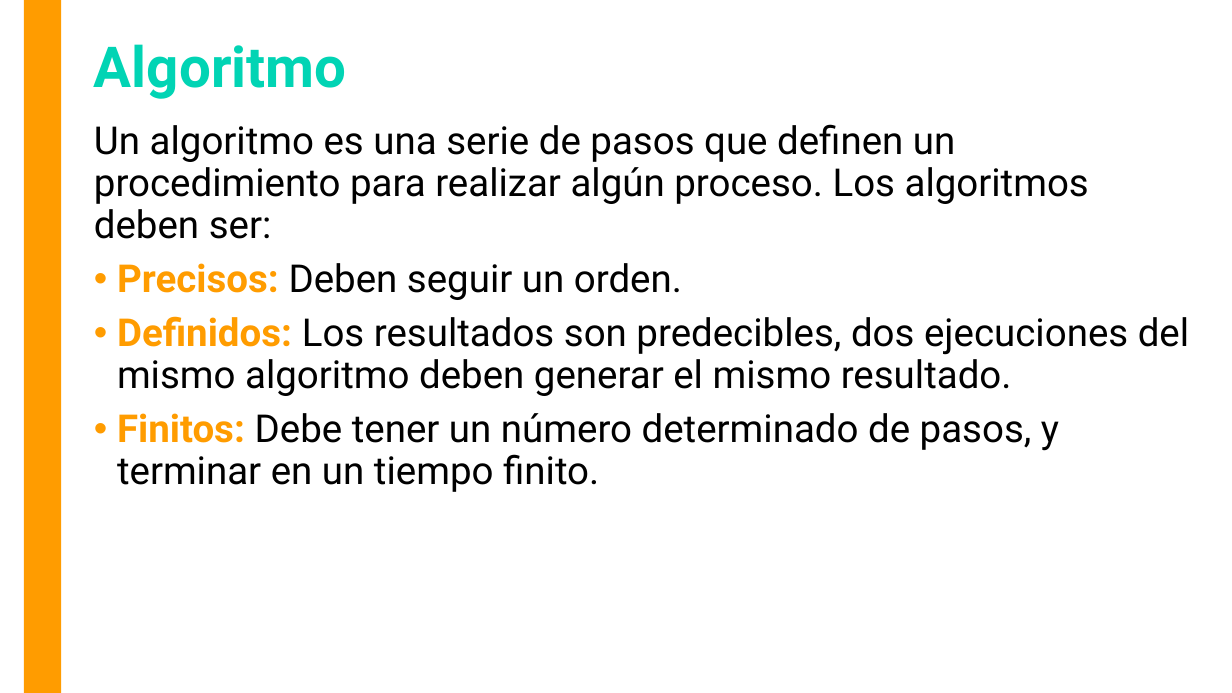
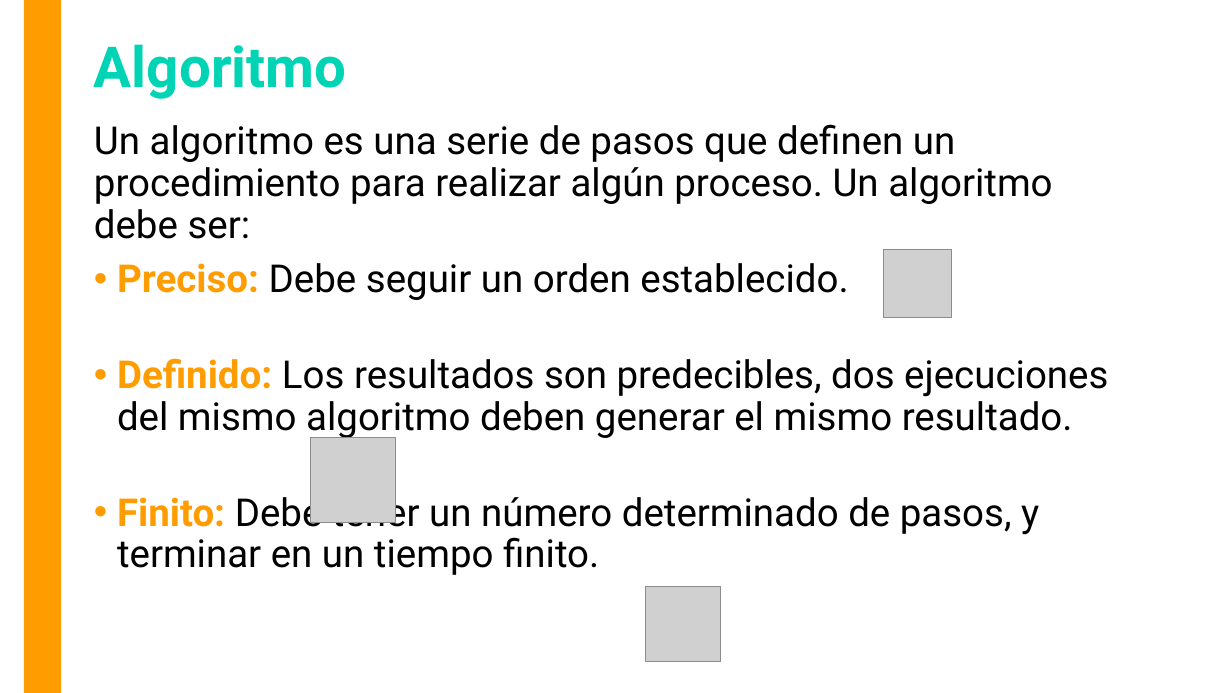
Before and after one commit to OMardil/INFO1_MOD4-Intro-a-Java, a slide deck: slide 8 of 01 Presentacion/INFO1_MOD4-Algoritmos_y_Diagramas.pptx. Drawn at 1232x693 pixels with LibreOffice and Linux fonts; fonts in the diff are those of the drawing; grey boxes stand for pictures. Boxes give left, top, right and bottom in pixels: in the first picture for what was removed or moved away, otherwise in the second. Text is boxed around its words. In the diff, an @@ line names an element or a change of style, - is before the commit and + after.

```diff
--- a/01 Presentacion/INFO1_MOD4-Algoritmos_y_Diagramas.pptx
+++ b/01 Presentacion/INFO1_MOD4-Algoritmos_y_Diagramas.pptx
@@ text at (x1=94, y1=124, x2=1108, y2=575): text changed @@
-Un algoritmo es una serie de pasos que definen un procedimiento para realizar algún proceso. Los algoritmos deben ser:
-• Precisos: Deben seguir un orden.
-• Definidos: Los resultados son predecibles, dos ejecuciones del mismo algoritmo deben generar el mismo resultado.
-• Finitos: Debe tener un número determinado de pasos, y terminar en un tiempo finito.
+Un algoritmo es una serie de pasos que definen un procedimiento para realizar algún proceso. Un algoritmo debe ser:
+• Preciso: Debe seguir un orden establecido.
+• Definido: Los resultados son predecibles, dos ejecuciones del mismo algoritmo deben generar el mismo resultado.
+• Finito: Debe tener un número determinado de pasos, y terminar en un tiempo finito.
@@ picture added at (x1=884, y1=250, x2=952, y2=318) @@
@@ picture added at (x1=311, y1=437, x2=396, y2=522) @@
@@ picture added at (x1=645, y1=587, x2=721, y2=663) @@
```
Also in this commit, not shown: 1 other slide changed, 6 slides added, 1 other file.
